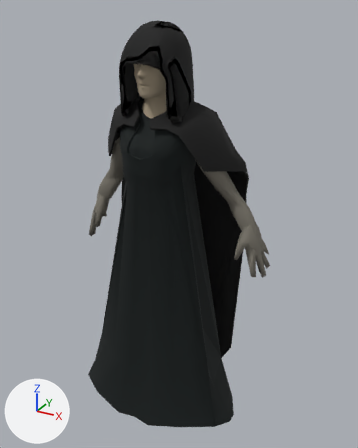
A saved change to the FBX model Animations/Anim mage/mage marche.FBX.
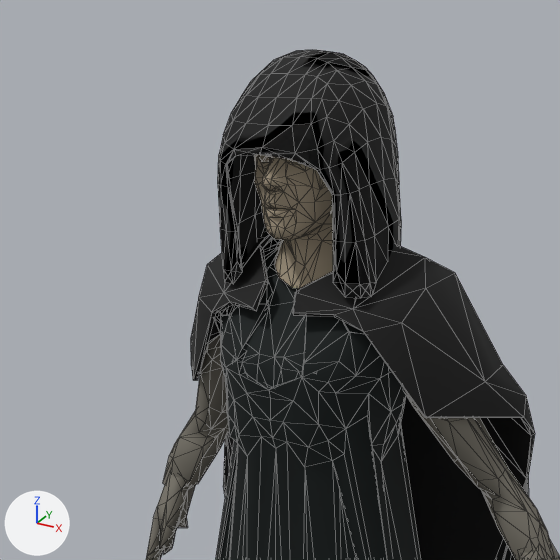
Each version is shown whole from a 50 mm camera at (0.1041, -0.179, 0.1881) aimed at (0.0067, -0.0021, 0.0996), then close up on the part from 8% to 72% of the width and 0% to 51% of the height. The lights are fixed; the arrows at lower left show +X, +Y and +Z. The close-ups show mesh edges as thin lines. Where no turn or scale is listed for an object, it has been applied to the vertices. Vertices at the same position are counted once.

Names of what the first close-up shows: 'Circle_003', 'Circle_011', 'Objet001', 'Objet002', 'Objet003', 'Objet004'.
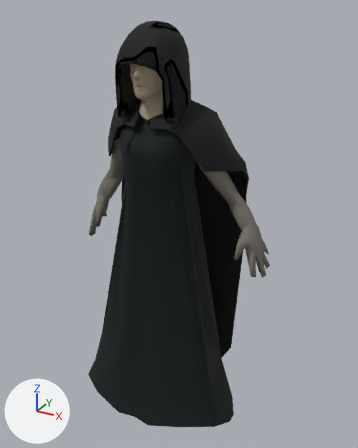
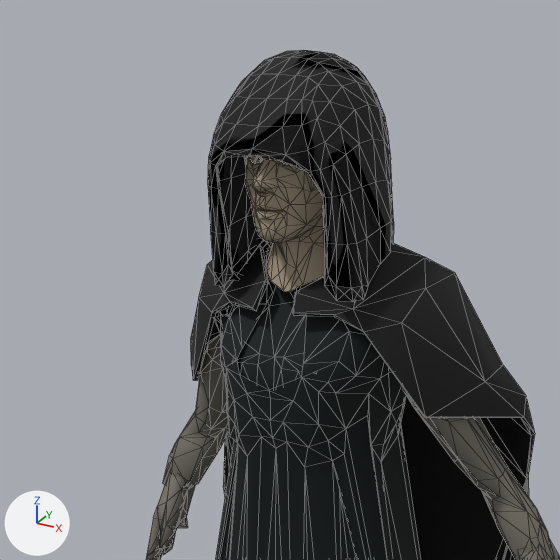
Where the change shows, as pixel boxes (x1, y1, x2, y2) in the close-ups (560 x 560 px):
'Circle_011', reshaped
    before: (214, 244, 421, 560)
    after: (214, 249, 421, 560)
'Objet001', reshaped, moved
    before: (254, 155, 333, 289)
    after: (208, 50, 394, 302)
'Objet004', deleted (black)
    before: (218, 50, 401, 298)
part 1 of me_mesh, deleted
    before: (220, 298, 379, 493)
part 2 of me_mesh_002, added (black)
    after: (208, 50, 394, 302)

The change in detail:
me_mesh_002 is used by ob_objet001; location (0.0, -0.01, 0.1088); rotation (-3.024, 0.0, 0.0), in degrees (-173, 0, 0); scale (-0.01, -0.01, -0.01).
me_mesh_002 had 319 vertices, 615 faces and spanned x -0.88..0.87, y -0.38..1.96, z 3.89..7.08.
me_mesh_002 now has 568 vertices, 1174 faces and spans x -1.43..1.28, y -0.39..2.62, z 3.89..7.34.
me_mesh_002 part 2: a new loose piece of 249 vertices spanning x -1.43..1.28, y -0.39..2.62, z 3.89..7.34, in mat_02___default (black #0d0d0d).
me_mesh_002 now uses material mat_02___default (black #0d0d0d).
me_mesh is used by ob_circle_011; location (0.0, -0.01, 0.1088); rotation (-3.024, 0.0, 0.0), in degrees (-173, 0, 0); scale (-0.01, -0.01, -0.01).
me_mesh had 572 vertices, 1147 faces and spanned x -4.0..4.3, y -3.4..1.8, z -10.4..5.7.
me_mesh now has 282 vertices, 451 faces and spans x -4.0..4.3, y -3.4..1.8, z -10.4..5.6.
me_mesh part 1: 290 vertices removed from x -3.9..4.2, y -3.3..1.7, z -10.4..5.7.
Object 'Objet001' (ob_objet001) moves from (0.0, -0.01, 0.1088) to (0.0, -0.0127, 0.1088).
Object 'Objet004' (ob_objet004) is deleted.
